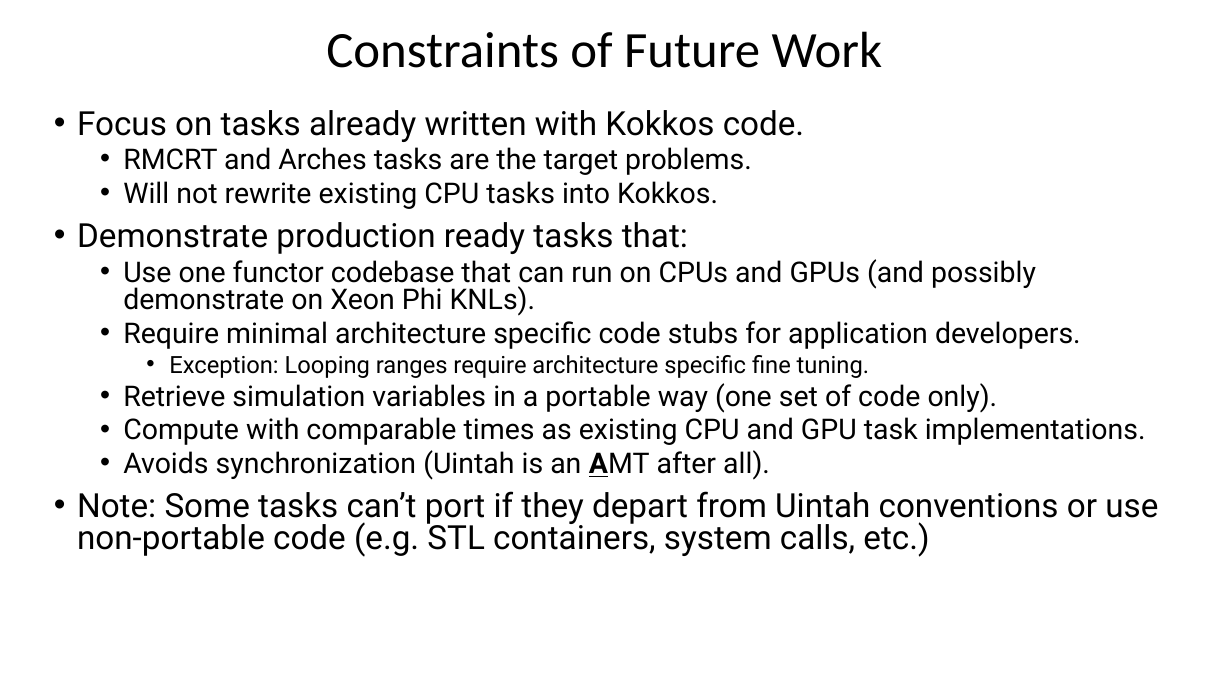
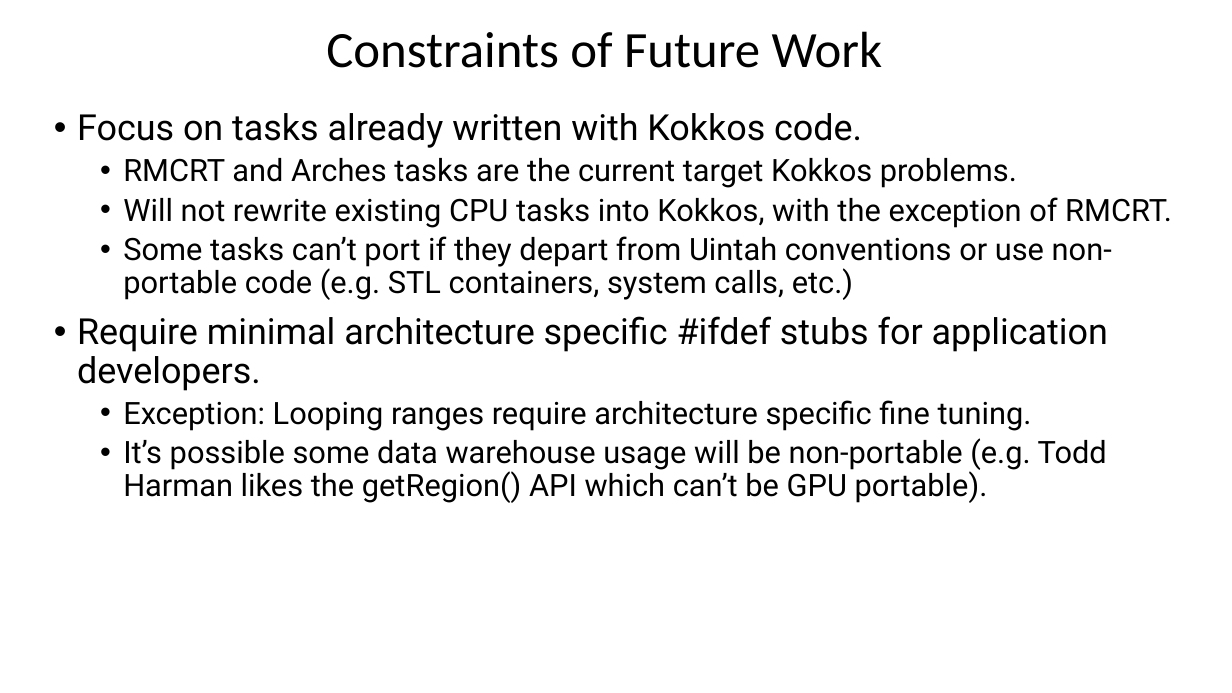
Before and after one commit to bradleypeterson/proposal, a slide deck: slide 34 of slides/Portable and Performant GPU_dec1.pptx. Drawn at 1232x693 pixels with LibreOffice and Linux fonts; fonts in the diff are those of the drawing. Boxes give left, top, right and bottom in pixels: in the first picture for what was removed or moved away, otherwise in the second. Text is boxed around its words. In the diff, an @@ line names an element or a change of style, - is before the commit and + after.

```diff
--- a/slides/Portable and Performant GPU_dec1.pptx
+++ b/slides/Portable and Performant GPU_dec1.pptx
@@ text at (77, 113, 1032, 431): size 25.9 to 28 pt in "Focus on tasks already written with Kokkos ..."; size 18.5 to 24 pt in "Exception: Looping ranges require architecture specific fine ..."; line spacing 0.8 to 0.9; list level 3 to 2 in "Exception: Looping ranges require architecture ..." @@
@@ text at (77, 158, 1172, 391): text changed; size 22.2 to 24 pt @@
-  • RMCRT and Arches tasks are the target problems.
-  • Will not rewrite existing CPU tasks into Kokkos.
-• Demonstrate production ready tasks that:
-  • Use one functor codebase that can run on CPUs and GPUs (and possibly demonstrate on Xeon Phi KNLs).
-  • Require minimal architecture specific code stubs for application developers.
+  • RMCRT and Arches tasks are the current target Kokkos problems.
+  • Will not rewrite existing CPU tasks into Kokkos, with the exception of RMCRT.
+  • Some tasks can’t port if they depart from Uintah conventions or use non-portable code (e.g. STL containers, system calls, etc.)
+• Require minimal architecture specific #ifdef stubs for application developers.
@@ text at (123, 438, 1107, 503): text changed; size 22.2 to 24 pt @@
-  • Retrieve simulation variables in a portable way (one set of code only).
-  • Compute with comparable times as existing CPU and GPU task implementations.
-  • Avoids synchronization (Uintah is an AMT after all).
-• Note: Some tasks can’t port if they depart from Uintah conventions or use non-portable code (e.g. STL containers, system calls, etc.)
+  • It’s possible some data warehouse usage will be non-portable (e.g. Todd Harman likes the getRegion() API which can’t be GPU portable).
```
Also in this commit, not shown: 4 other slides changed, 1 slide added, 1 slide removed, 4 other files.
